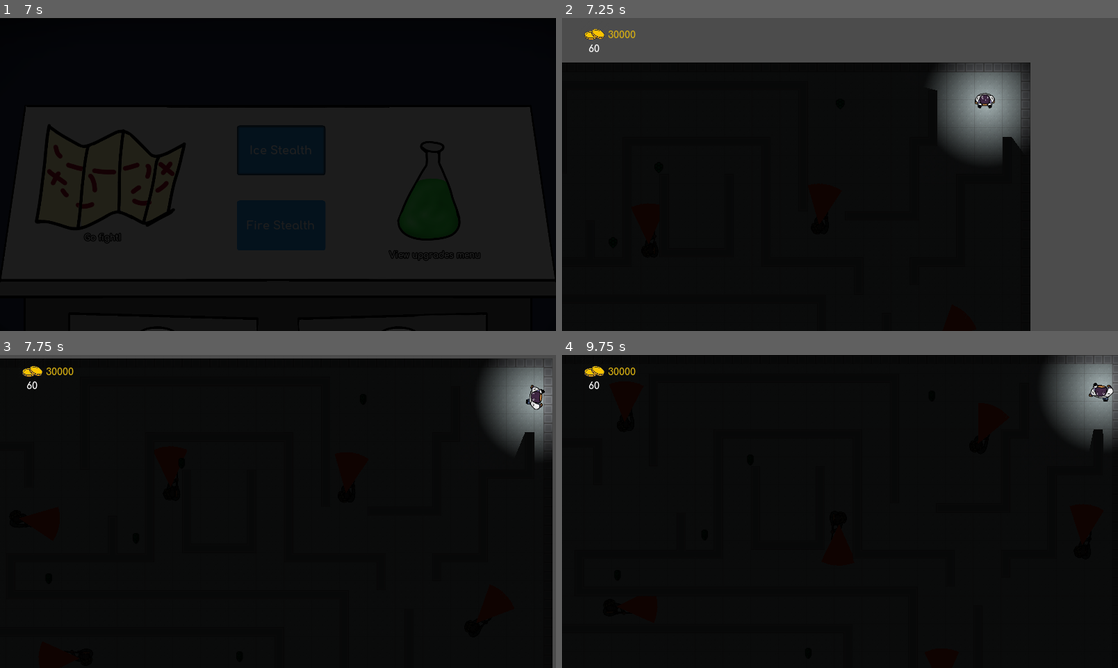
Above: before the commit, frames 1-4 (two rows, left to right).
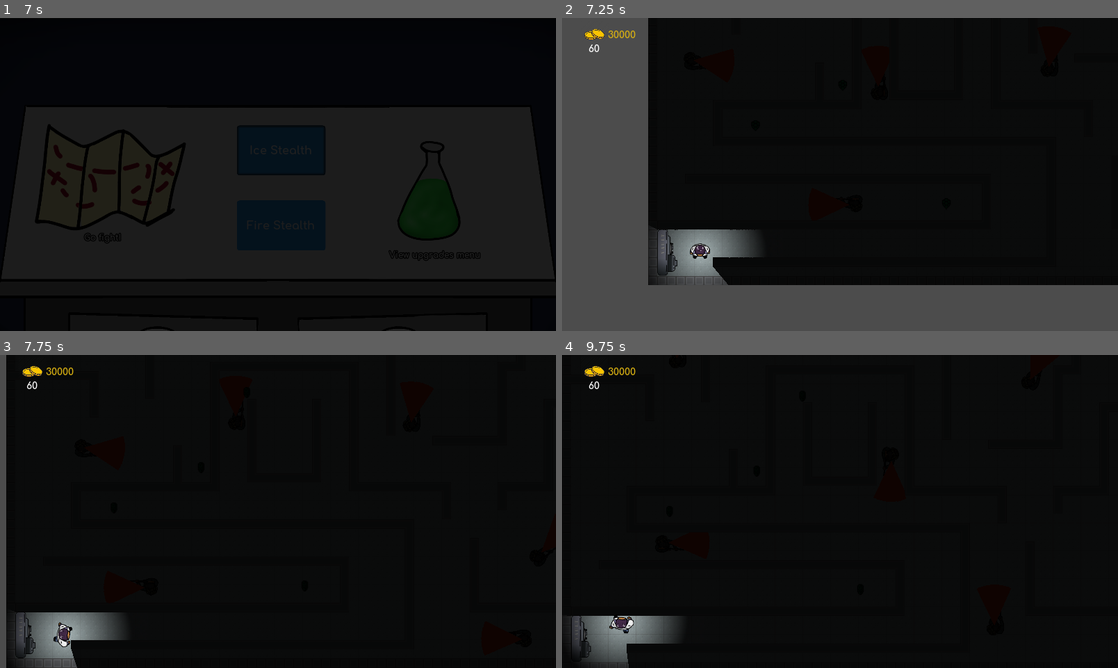
Above: after the commit, the same moments.

Repository: ojas-sanghi/scaling-out
Game: Godot game, scene res://src/GUI/screens/HomeScreen.tscn
Same seed, same stepped clock (60 frames per second), same inputs: the game is played once before the commit and once after it. Video files are missing from this copy of the repository; at most half a second of black plays in their place. Sound files missing from this copy of the repository are replaced by a short silence.
Inputs (mouse positions are in pixels of both pictures, inside the frame that each line leads up to):
- Up to frame 1 (7 s): click "View upgrades menu" at 0.5 s; click "100 50" at 1.25 s; click "100 50" at 2 s; click (116, 136) at 2.75 s; click (94, 171) at 3.5 s; click (116, 205) at 4.25 s; click (94, 237) at 5 s; click "Return Home" at 5.75 s; click "Ice Stealth" at 6.5 s
- Up to frame 2 (7.25 s): no input
- Up to frame 3 (7.75 s): move the mouse to (400, 495) at 7.27 s; hold D (ui_right) from 7.28 s (still down); hold 1 (dino_1) from 7.28 s (still down)
- Up to frame 4 (9.75 s): move the mouse to (728, 527) at 8.02 s; release D (ui_right) at 8.03 s; release 1 (dino_1) at 8.03 s; hold S (ui_down) 8.03-8.78 s; tap 2 (dino_2) at 8.1 s; move the mouse to (895, 442) at 8.77 s; hold D (ui_right) 8.78-9.53 s; hold 3 (dino_3) 8.78-9.53 s; move the mouse to (812, 574) at 9.52 s; hold W (ui_up) from 9.53 s (still down); tap 4 (dino_4) at 9.6 s

Frame 1 is identical in both runs. In frame 2, 54% of the frame differs, in the area x 0-100%, y 0-100%; in frame 3, 8.3%; in frame 4, 5.3%.

Commit message:
Fix stealth levels crashing
Resolve #21

Diff:
--- a/src/GUI/buttons/Button.gd
+++ b/src/GUI/buttons/Button.gd
@@ -78,8 +78,12 @@
 		"return upgrades":
 			SceneChanger.go_to_scene("res://src/GUI/screens/UpgradeScreen.tscn")
 		"ice":
+			StealthInfo.finding_ice = true
+			StealthInfo.finding_fire = false
 			SceneChanger.go_to_scene("res://src/stealth/StealthIce.tscn")
 		"fire":
+			StealthInfo.finding_fire = true
+			StealthInfo.finding_ice = false
 			SceneChanger.go_to_scene("res://src/stealth/StealthFire.tscn")
 		# nothing for plus/minus: that is handled in that scene
 		# same for buy dinos
--- a/src/GUI/buttons/UpgradeButton.gd
+++ b/src/GUI/buttons/UpgradeButton.gd
@@ -131,7 +131,7 @@
 	if dino_info.is_maxed_out(button_mode):
 		return
 	# don't do anything if not enough money
-	if ShopInfo.money < money_cost:
+	if ShopInfo.gold < money_cost:
 		return
 	if ShopInfo.genes < gene_cost:
 		return
@@ -144,7 +144,7 @@
 
 
 func _on_Tween_tween_completed(_object: Object, _key: NodePath) -> void:
-	ShopInfo.money -= money_cost
+	ShopInfo.gold -= money_cost
 	ShopInfo.genes -= gene_cost
 
 	dino_info.upgrade(button_mode)
--- a/src/GUI/infos/CostIndicator.gd
+++ b/src/GUI/infos/CostIndicator.gd
@@ -4,7 +4,7 @@
 
 var button_mode
 
-var money_cost
+var gold_cost
 var gene_cost
 
 func _ready() -> void:
@@ -23,19 +23,19 @@
 		hide()
 
 	var cost = dino_info.get_next_upgrade_cost(button_mode)
-	money_cost = cost[0]
+	gold_cost = cost[0]
 	gene_cost = cost[1]
 
 
-	var money_pic = "[img=<40>]res://assets/icons/coins.png[/img]"
+	var gold_pic = "[img=<40>]res://assets/icons/coins.png[/img]"
 	var gene_pic = "[img=<25>]res://assets/icons/dna.png[/img]"
 
-	var money_text = str(money_cost)
+	var gold_text = str(gold_cost)
 	var gene_text = str(gene_cost)
 
-	if money_cost > ShopInfo.money:
-		money_text = "[color=#ff0000]%s[/color]" % money_text
+	if gold_cost > ShopInfo.gold:
+		gold_text = "[color=#ff0000]%s[/color]" % gold_text
 	if gene_cost > ShopInfo.genes:
 		gene_text = "[color=#ff0000]%s[/color]" % gene_text
 
-	bbcode_text = "%s%s  %s%s" % [money_pic, money_text, gene_pic, gene_text]
+	bbcode_text = "%s%s  %s%s" % [gold_pic, gold_text, gene_pic, gene_text]
--- a/src/GUI/infos/MoneyCounter.gd
+++ b/src/GUI/infos/MoneyCounter.gd
@@ -1,6 +1,6 @@
 extends Control
 
-onready var money_amt = ShopInfo.money
+onready var money_amt = ShopInfo.gold
 
 
 func _ready() -> void:
@@ -20,4 +20,4 @@
 
 
 func update_coin_from_global():
-	$Num.text = str(ShopInfo.money)
+	$Num.text = str(ShopInfo.gold)
--- a/src/actors/Player.gd
+++ b/src/actors/Player.gd
@@ -85,7 +85,7 @@
 	yield($Win, "finished")
 	get_node(node_path + "Vault").hide()
 	SceneChanger.go_to_scene("res://src/GUI/dialogues/StealthWinDialogue.tscn")
-	ShopInfo.coins += coins_in_level
+	ShopInfo.gold += coins_in_level
 
 
 func _on_level_failed():
--- a/src/actors/Player.tscn
+++ b/src/actors/Player.tscn
@@ -6,7 +6,6 @@
 [ext_resource path="res://assets/stealth/scientist_idle.png" type="Texture" id=4]
 [ext_resource path="res://assets/music/Caught.wav" type="AudioStream" id=5]
 [ext_resource path="res://assets/music/Finding Upgrade.wav" type="AudioStream" id=6]
-
 
 [sub_resource type="AtlasTexture" id=1]
 flags = 4
--- a/src/combat/Combat.gd
+++ b/src/combat/Combat.gd
@@ -44,7 +44,7 @@
 
 func _on_conquest_won():
 	SceneChanger.go_to_scene("res://src/GUI/dialogues/CombatWinDialogue.tscn")
-	ShopInfo.money += reward_money
+	ShopInfo.gold += reward_money
 
 func _on_dinos_purchased(num):
 	max_dinos += num
--- a/src/props/Vault.gd
+++ b/src/props/Vault.gd
@@ -1,24 +1,20 @@
 extends Area2D
 
-export var ice := true
-
-
 func _ready() -> void:
-	if ice:
+	if StealthInfo.finding_ice:
 		$AnimatedSprite.animation = "ice"
 	else:
 		$AnimatedSprite.animation = "fire"
 
 
 func _on_Vault_body_entered(body: Node) -> void:
-	var anim_name = $AnimatedSprite.animation
-	if anim_name == "ice":
+	if StealthInfo.finding_ice:
 		StealthInfo.finding_ice = false
 		var tanky = DinoInfo.get_dino(Enums.dinos.tanky)
 		tanky.upgrade(Enums.stats.special)
 	else:
 		StealthInfo.finding_fire = false
-
 		var warrior = DinoInfo.get_dino(Enums.dinos.warrior)
 		warrior.upgrade(Enums.stats.special)
+
 	Signals.emit_signal("level_passed")
--- a/src/props/Vault.tscn
+++ b/src/props/Vault.tscn
@@ -3,9 +3,6 @@
 [ext_resource path="res://assets/stealth/Vault_Colbalt.png" type="Texture" id=2]
 [ext_resource path="res://assets/stealth/Vault_Metal.png" type="Texture" id=3]
 [ext_resource path="res://src/props/Vault.gd" type="Script" id=4]
-
-
-
 
 [sub_resource type="SpriteFrames" id=1]
 animations = [ {
--- a/src/singletons/DinoInfo.gd
+++ b/src/singletons/DinoInfo.gd
@@ -40,7 +40,8 @@
 		}
 
 	func upgrade(stat: int) -> void:
-		stats[stat].level += 1
+		if not is_maxed_out(stat):
+			stats[stat].level += 1
 
 	func get_stat(stat: int):
 		return stats[stat].get_stat()
@@ -73,7 +74,7 @@
 		var current_level = get_level(stat)
 
 		# no cost if already at max
-		if current_level == get_max_level(stat):
+		if is_maxed_out(stat):
 			return [0, 0]
 
 		var gold_cost = stats[stat].get_gold(current_level + 1)
@@ -81,7 +82,7 @@
 		return [gold_cost, gene_cost]
 
 	func is_maxed_out(stat: int) -> bool:
-		return get_level(stat) == get_max_level(stat)
+		return get_level(stat) >= get_max_level(stat)
 
 var upgrades_info := {
 	Enums.dinos.mega: UpgradeInfo.new("res://src/actors/dinos/stats/MegaDino.tres"),
--- a/src/singletons/ShopInfo.gd
+++ b/src/singletons/ShopInfo.gd
@@ -2,7 +2,7 @@
 
 var player_caught = false
 
-var money = 30000
+var gold = 30000
 var genes = 30000
 var special_genes = ["ice", "fire"]
 
--- a/src/stealth/StealthIce.tscn
+++ b/src/stealth/StealthIce.tscn
@@ -13,7 +13,6 @@
 [ext_resource path="res://assets/music/stealth music.wav" type="AudioStream" id=11]
 [ext_resource path="res://src/stealth/Label.gd" type="Script" id=13]
 [ext_resource path="res://assets/fonts/Font35.tres" type="DynamicFont" id=14]
-
 
 [sub_resource type="Curve2D" id=1]
 _data = {
@@ -72,7 +71,7 @@
 tile_data = PoolIntArray( 131087, 0, 6, 131088, 0, 196609, 131089, 0, 196609, 131090, 0, 196609, 131091, 0, 196609, 131 …(7382 unchanged characters)…
 
 [node name="Player" parent="." instance=ExtResource( 6 )]
-position = Vector2( 980.439, 68.7822 )
+position = Vector2( 92.1015, 600.358 )
 
 [node name="Camera2D" type="Camera2D" parent="Player"]
 current = true
@@ -85,29 +84,29 @@
 smoothing_enabled = true
 editor_draw_limits = true
 
-[node name="Guarsd" type="Node2D" parent="."]
+[node name="Guards" type="Node2D" parent="."]
 
-[node name="Guard" parent="Guarsd" instance=ExtResource( 8 )]
+[node name="Guard" parent="Guards" instance=ExtResource( 8 )]
 position = Vector2( 16.3246, 278.878 )
 curve = SubResource( 1 )
 
-[node name="Guard2" parent="Guarsd" instance=ExtResource( 8 )]
+[node name="Guard2" parent="Guards" instance=ExtResource( 8 )]
 position = Vector2( -82.983, 506.061 )
 curve = SubResource( 2 )
 
-[node name="Guard3" parent="Guarsd" instance=ExtResource( 8 )]
+[node name="Guard3" parent="Guards" instance=ExtResource( 8 )]
 position = Vector2( 485.655, 589.044 )
 curve = SubResource( 3 )
 
-[node name="Guard5" parent="Guarsd" instance=ExtResource( 8 )]
+[node name="Guard5" parent="Guards" instance=ExtResource( 8 )]
 position = Vector2( 493.817, 476.132 )
 curve = SubResource( 4 )
 
-[node name="Guard6" parent="Guarsd" instance=ExtResource( 8 )]
+[node name="Guard6" parent="Guards" instance=ExtResource( 8 )]
 position = Vector2( 4.06519, 346.492 )
 curve = SubResource( 5 )
 
-[node name="Guard4" parent="Guarsd" instance=ExtResource( 8 )]
+[node name="Guard4" parent="Guards" instance=ExtResource( 8 )]
 position = Vector2( 303.949, 202.305 )
 curve = SubResource( 6 )
 
